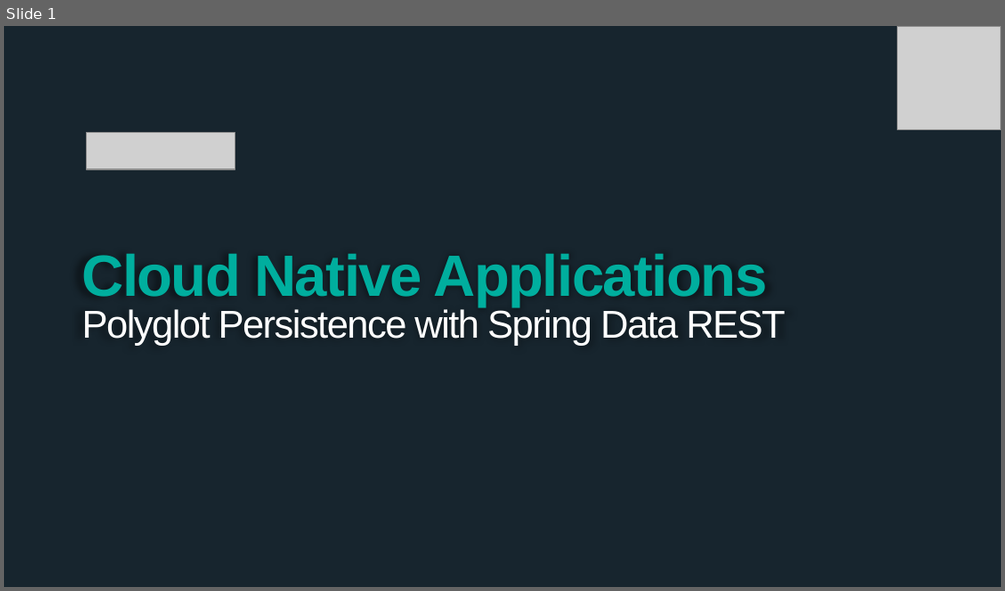
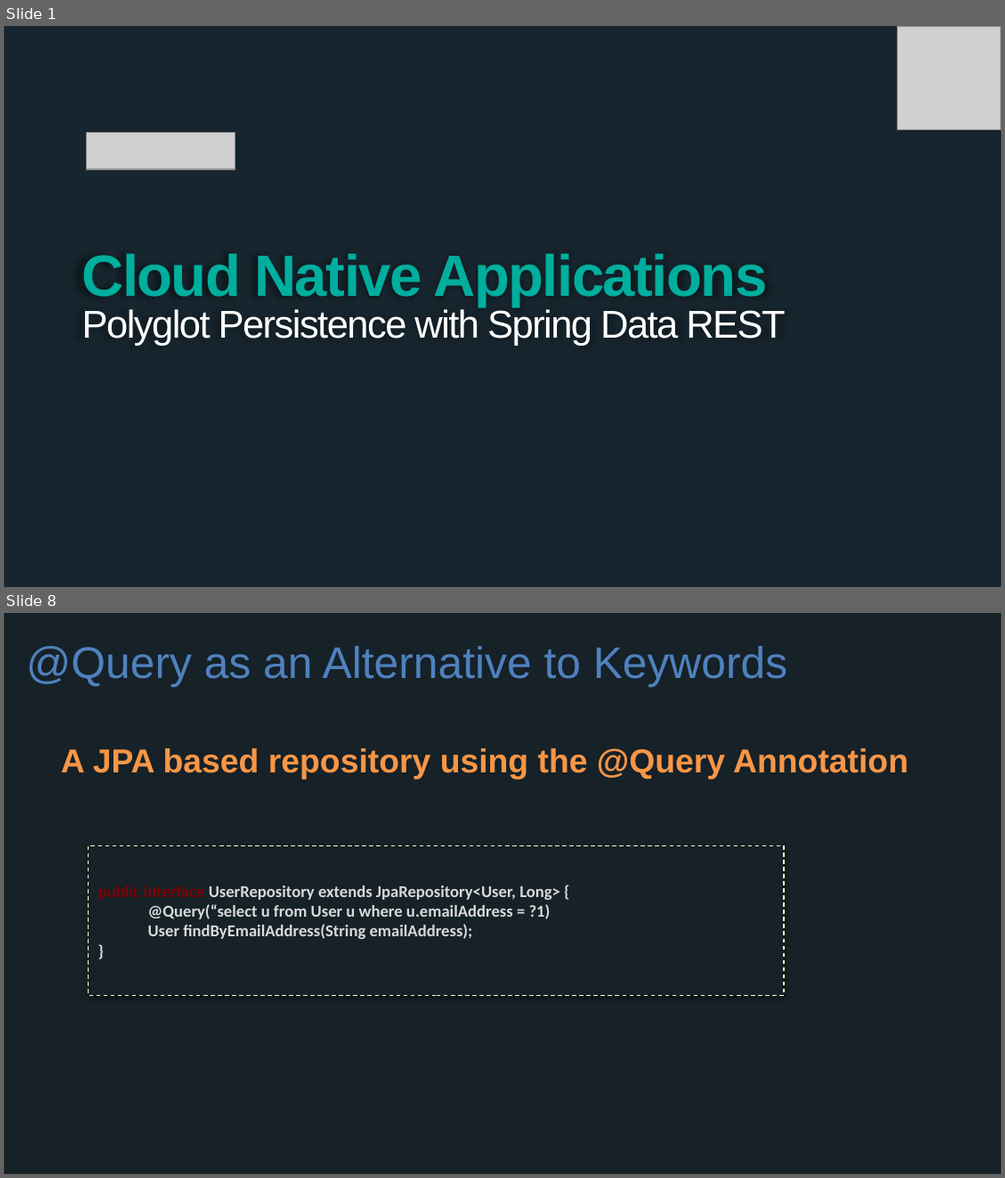
Before and after one commit to wxlund/CN-Workshop-Boeing, a slide deck: presentations/Session_3_Polyglot_Persist.pptx. Shown one above the other, each under a label of ours: slide 1 before the commit, slides 1 and 8 after it; the slides between them are not shown. The pictures are 1005x591 and 1005x1178 pixels, drawn with LibreOffice and Linux fonts; fonts in the diff are those of the drawing; grey boxes stand for pictures; background and template pictures are left out. Boxes give left, top, right and bottom in pixels: in the first picture for what was removed or moved away, otherwise in the second. Text is boxed around its words. In the diff, an @@ line names an element or a change of style, - is before the commit and + after.

```diff
--- a/presentations/Session_3_Polyglot_Persist.pptx
+++ b/presentations/Session_3_Polyglot_Persist.pptx
@@ slide 8 added at [4,613,1001,1174], background #162128 @@
@@ title added at [26,646,788,688], 32 pt, text #4F81BD @@
+@Query as an Alternative to Keywords
@@ text added at [61,748,908,779], 24 pt, text #F79646, bold @@
+A JPA based repository using the @Query Annotation
@@ rectangle added at [88,845,784,995], fill #162128, outline #FFFFCC 0.75 pt dashed, 12 pt, text #D9D9D9, bold @@
+public interface UserRepository extends JpaRepository<User, Long> {
+@Query(“select u from User u where u.emailAddress = ?1)
+User findByEmailAddress(String emailAddress);
+}
```
Also in this commit, not shown: 1 slide changed, 14 other slides added.
